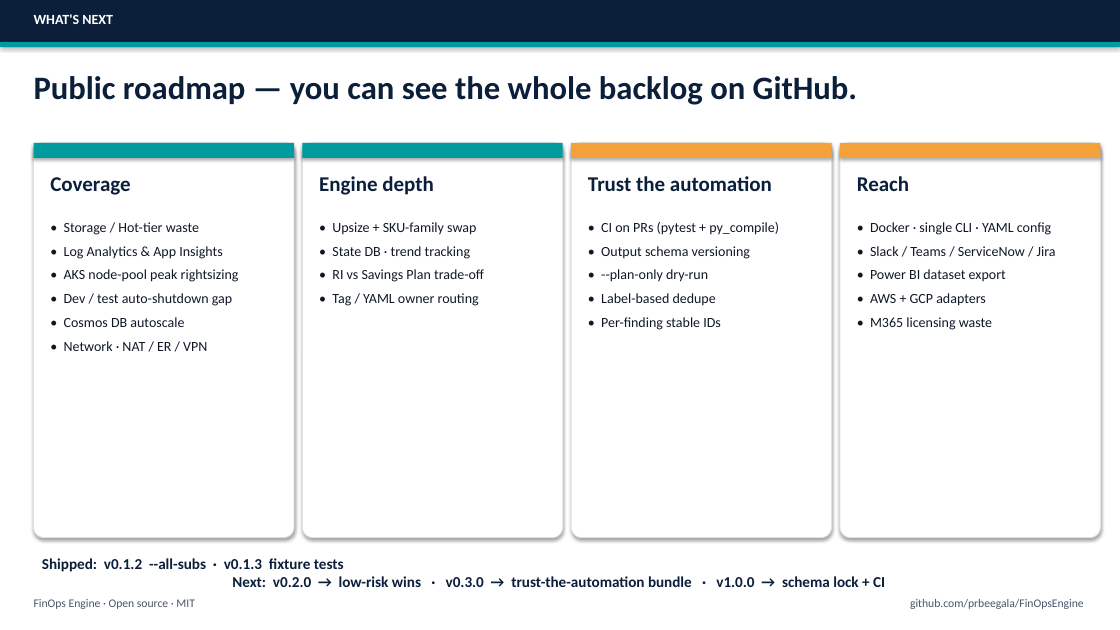
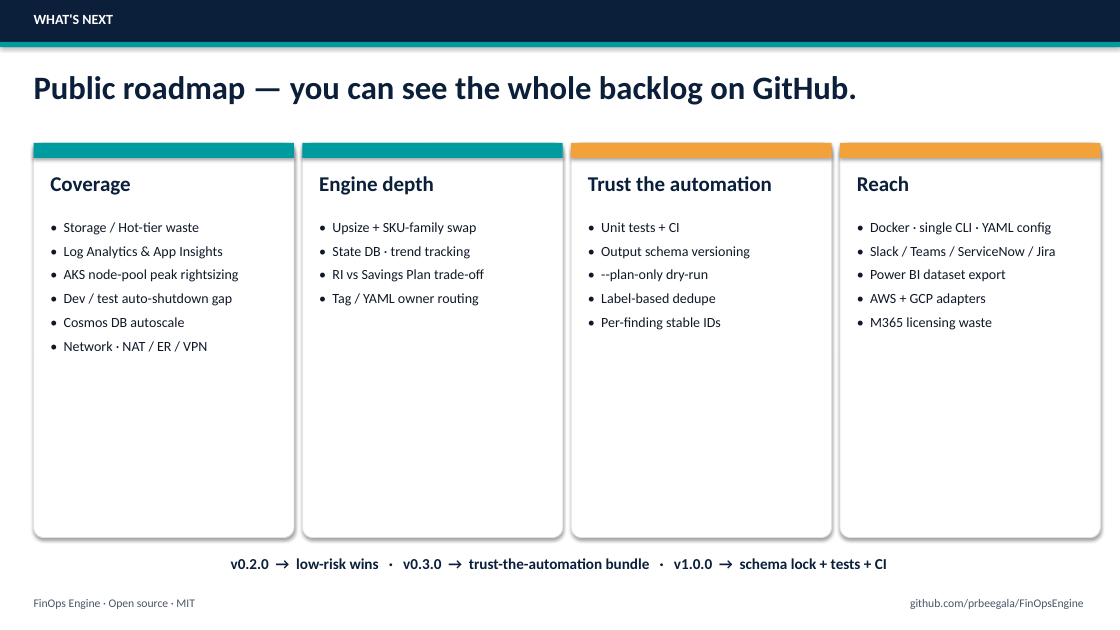
Before and after one commit to prbeegala/FinOpsEngine, a slide deck: slide 11 of docs/finops-engine-overview.pptx. Drawn at 1120x630 pixels with LibreOffice and Linux fonts; fonts in the diff are those of the drawing. Boxes give left, top, right and bottom in pixels: in the first picture for what was removed or moved away, otherwise in the second. Text is boxed around its words. In the diff, an @@ line names an element or a change of style, - is before the commit and + after.

```diff
--- a/docs/finops-engine-overview.pptx
+++ b/docs/finops-engine-overview.pptx
@@ text at bbox=[601, 222, 680, 232]: text changed @@
-• CI on PRs (pytest + py_compile)
+• Unit tests + CI
@@ text at bbox=[231, 558, 887, 569]: text changed @@
-Shipped: v0.1.2 --all-subs · v0.1.3 fixture tests
-Next: v0.2.0 → low-risk wins · v0.3.0 → trust-the-automation bundle · v1.0.0 → schema lock + CI
+v0.2.0 → low-risk wins · v0.3.0 → trust-the-automation bundle · v1.0.0 → schema lock + tests + CI
```
Also in this commit, not shown: 7 other slides changed, 1 other file.
